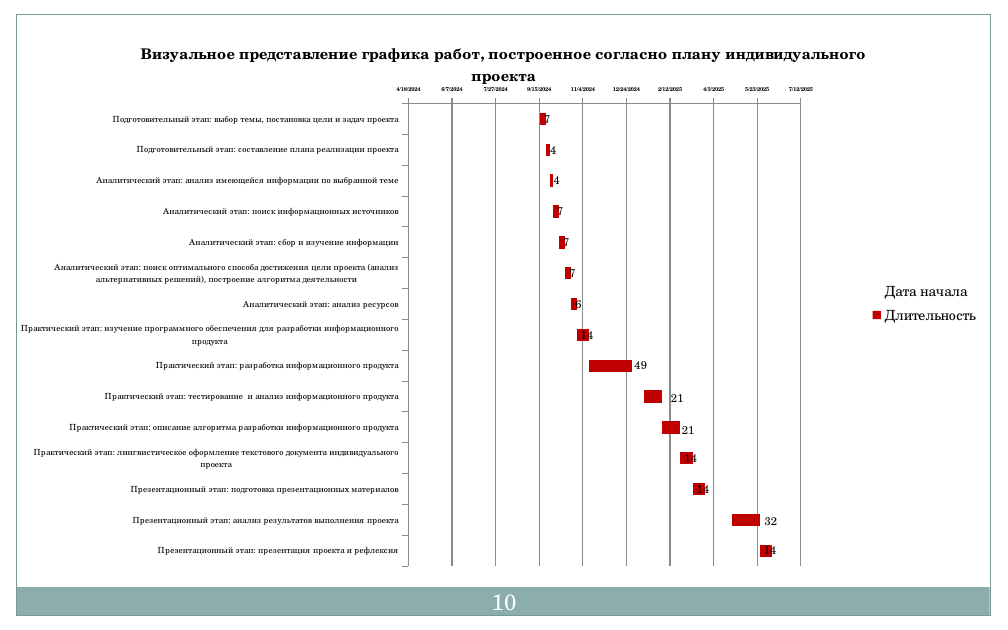
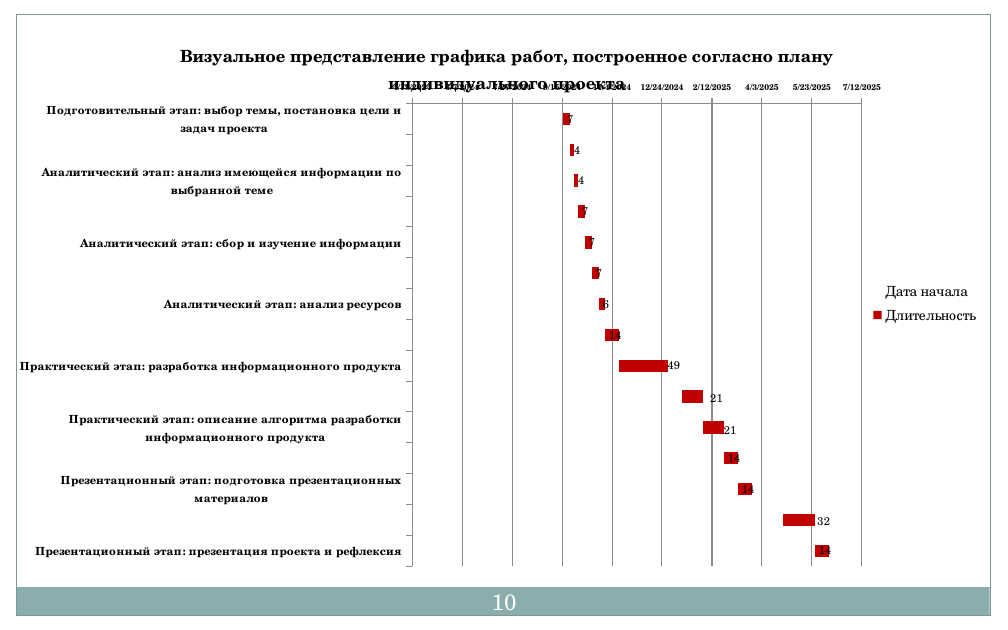
Before and after one commit to natashandrigoz/RMO_Informatika, a slide deck: slide 10 of доклад.pptx. Drawn at 1008x630 pixels with LibreOffice and Linux fonts; fonts in the diff are those of the drawing. Boxes give left, top, right and bottom in pixels: in the first picture for what was removed or moved away, otherwise in the second. Text is boxed around its words. In the diff, an @@ line names an element or a change of style, - is before the commit and + after.

```diff
--- a/доклад.pptx
+++ b/доклад.pptx
@@ bar stacked chart at (20, 21, 989, 585) @@
@@ category axis changed @@
@@ value axis changed @@
@@ plot area changed @@
```
Also in this commit, not shown: 4 other slides changed, 3 slides added, 2 slides removed, 1 other file.
